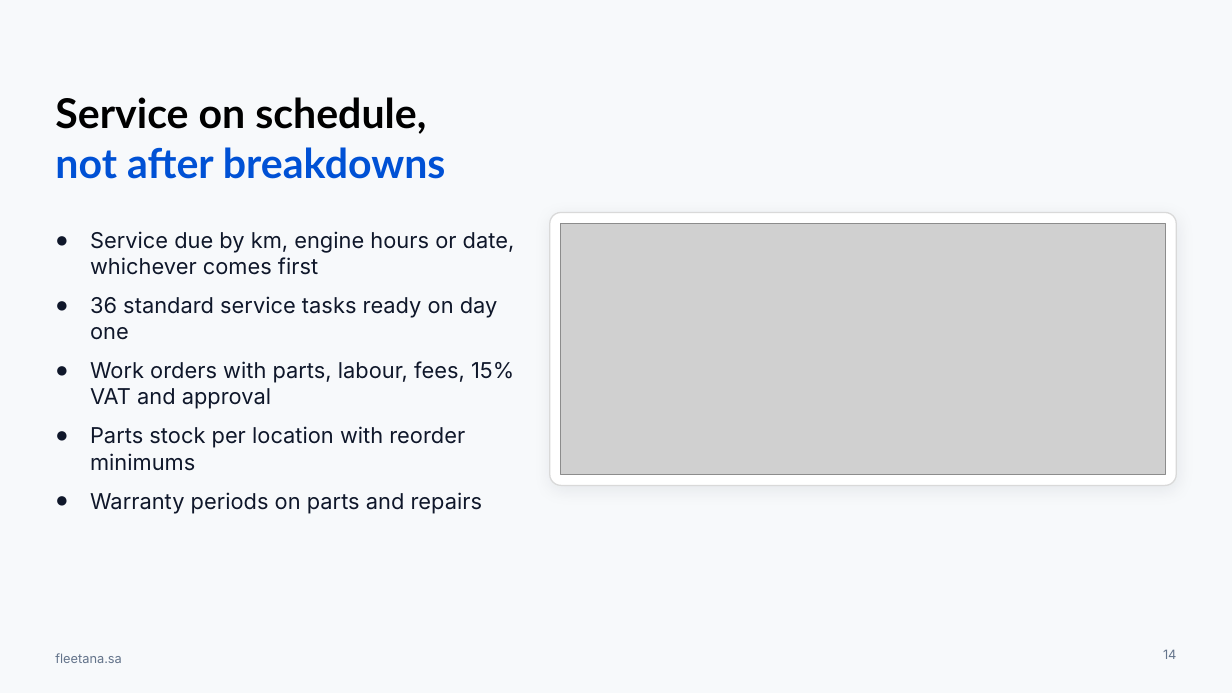
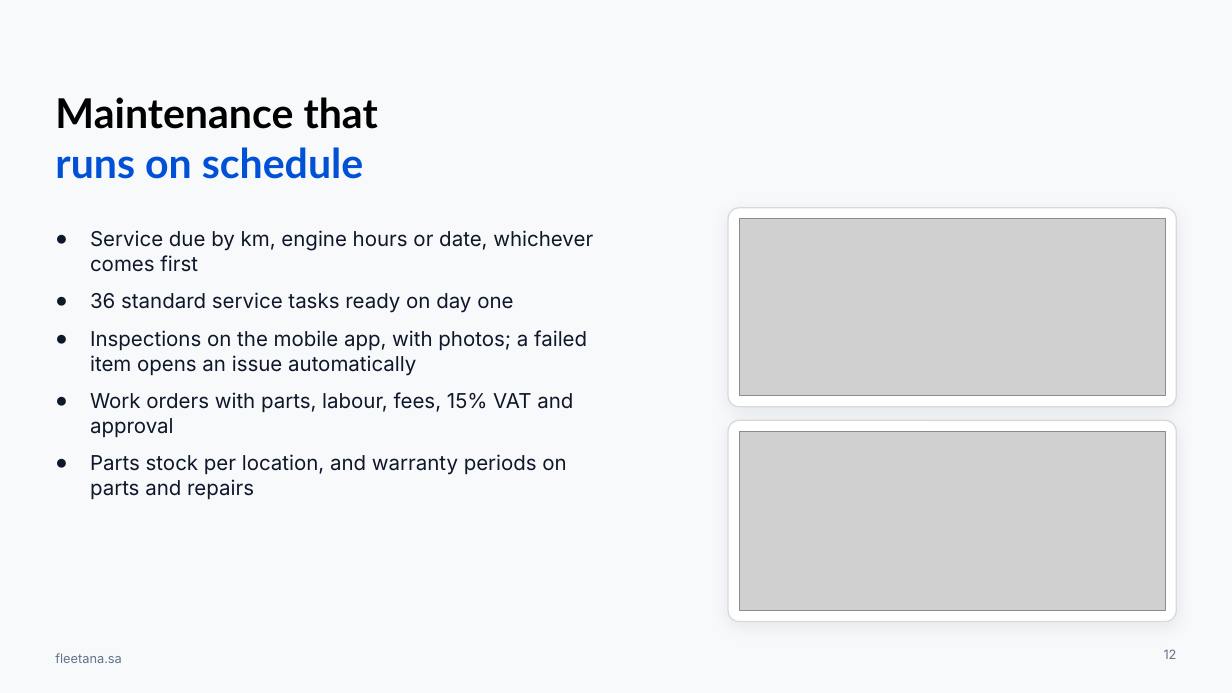
Before and after one commit to AbdallahDaban/Claude, a slide deck: slide 12 of fleetana-launch/brand/profile/Fleetana-Company-Profile-EN.pptx (slide 14 before the commit). Drawn at 1232x693 pixels with LibreOffice and Linux fonts; fonts in the diff are those of the drawing; grey boxes stand for pictures; background and template pictures are left out. Boxes give left, top, right and bottom in pixels: in the first picture for what was removed or moved away, otherwise in the second. Text is boxed around its words. In the diff, an @@ line names an element or a change of style, - is before the commit and + after.

```diff
--- a/fleetana-launch/brand/profile/Fleetana-Company-Profile-EN.pptx
+++ b/fleetana-launch/brand/profile/Fleetana-Company-Profile-EN.pptx
@@ title at (55, 97, 378, 179): text changed @@
-Service on schedule,
-not after breakdowns
+Maintenance that
+runs on schedule
@@ rounded rectangle: place and size @@
-rounded rectangle at (550, 213, 1177, 485)
+rounded rectangle at (728, 208, 1177, 407)
@@ rounded rectangle at (728, 208, 1177, 407): proportions changed @@
@@ text at (90, 230, 593, 438): size 17 to 16 pt in "Service due by km, engine hours or ...", "36 standard service tasks ready on day ...", "Work orders with parts, labour, fees, 15% ..." @@
@@ picture: place and size @@
-picture at (561, 224, 1165, 474)
+picture at (739, 219, 1165, 396)
@@ text at (90, 330, 587, 376): paragraph added @@
+● Inspections on the mobile app, with photos; a failed item opens an issue automatically
@@ rounded rectangle added at (728, 421, 1177, 622), fill #FFFFFF, outline #D9D9D9 1 pt @@
@@ picture added at (739, 432, 1165, 611) @@
@@ text at (90, 454, 566, 500): text changed; size 17 to 16 pt @@
-● Parts stock per location with reorder minimums
-● Warranty periods on parts and repairs
+● Parts stock per location, and warranty periods on parts and repairs
@@ page number at (1164, 649, 1177, 659): text changed @@
-14
+12
```
Also in this commit, not shown: 9 other slides changed, 7 slides added, 6 slides removed, 4 other files.
